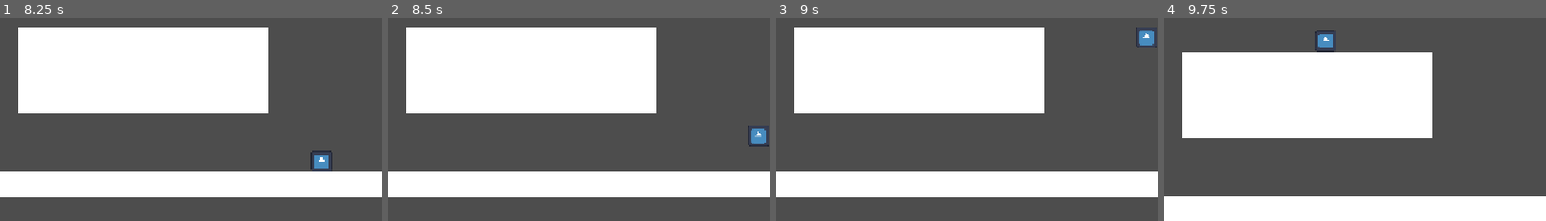
Above: before the commit, frames 1-4 (left to right).
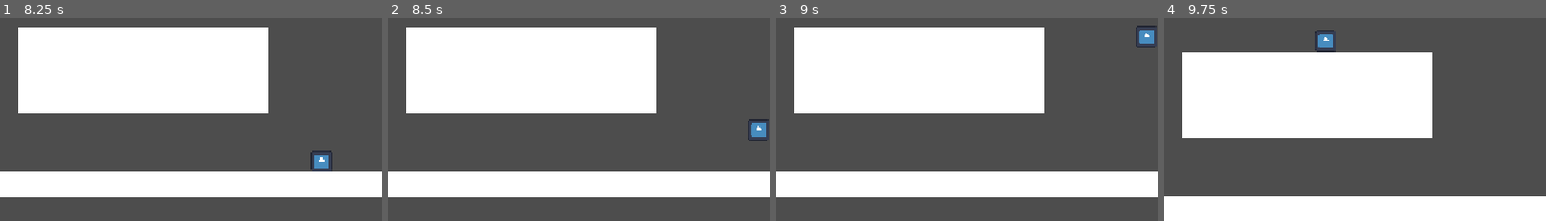
Above: after the commit, the same moments.

Repository: blocks1245/icecubes-gmtk-2026
Game: Godot game, scene res://Scenes/level.tscn
The game is run twice, just before and just after one commit, with the same random seed, the same clock (stepped at 60 frames per second) and the same inputs. The engine's default icon, where the game draws it, is replaced by a stand-in: a white triangle on a blue panel in a dark square.
Inputs:
- Up to frame 1 (8.25 s): tap Enter (ui_accept) at 0.5, 0.77, 1.52, 3.02, 3.77, 4.52, 6.02, 6.77, 7.52 s
- Up to frame 2 (8.5 s): no input
- Up to frame 3 (9 s): no input
- Up to frame 4 (9.75 s): tap Enter (ui_accept) at 9.02 s
The pictures show only the part of the screen within x 50-100%, y 34-84%; the shares and areas given below are measured in that part.

Frame 1 is identical in both runs. In frame 2, 0.4% of the frame differs, in the area x 94-100%, y 49-64%; in frame 3, 0.1%; in frame 4, less than 0.1%.

Commit message:
Removed Wallrunning, Fixed Logic Error

Diff:
--- a/Scripts/player.gd
+++ b/Scripts/player.gd
@@ -8,8 +8,7 @@
 	STATE_RUNNING,
 	STATE_FALLING,
 	STATE_WALLCLINGING,
-	STATE_WALLJUMPED,
-	STATE_WALLRUNNING
+	STATE_WALLJUMPED
 }
 
 #current state
@@ -54,13 +53,15 @@
 #and follow what movement should be done and you'll see how it works
 func StateMachine():
 	match playerstate:
+		#
 		STATE_RUNNING:
 			if Input.is_action_just_pressed("ui_accept") and is_on_floor():
 				velocity.y = JUMP_VELOCITY
 			velocity.x = direction * SPEED
 
 			if is_on_floor() and is_on_wall():
-				playerstate = STATE_WALLRUNNING
+				velocity.y = JUMP_VELOCITY
+				playerstate = STATE_WALLCLINGING
 			elif !is_on_floor() and is_on_wall():
 				playerstate = STATE_WALLCLINGING
 
@@ -87,7 +88,3 @@
 			elif is_on_wall():
 				playerstate = STATE_WALLCLINGING
 			velocity.x = direction * SPEED
-
-		STATE_WALLRUNNING:
-			velocity.y = JUMP_VELOCITY
-			playerstate = STATE_FALLING
